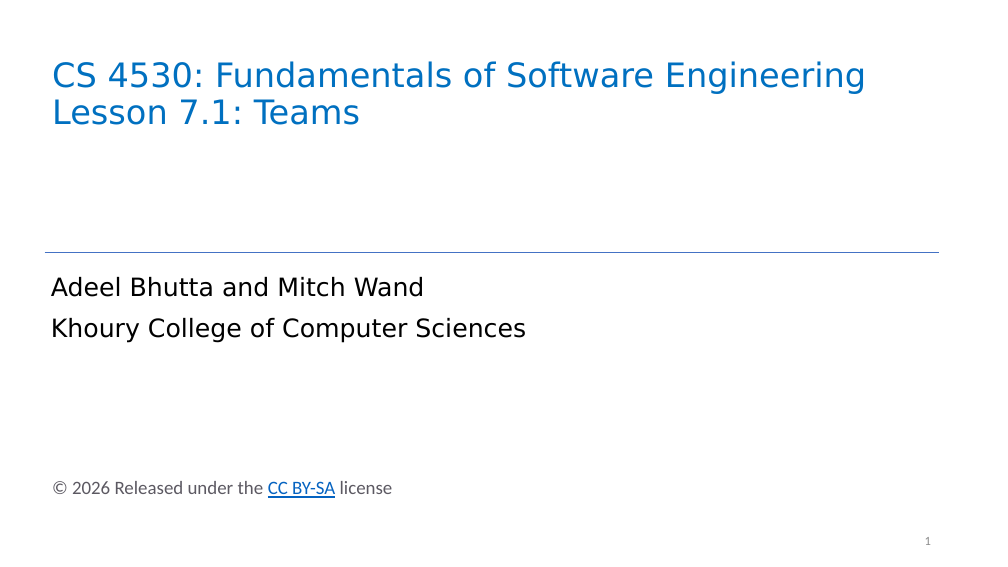
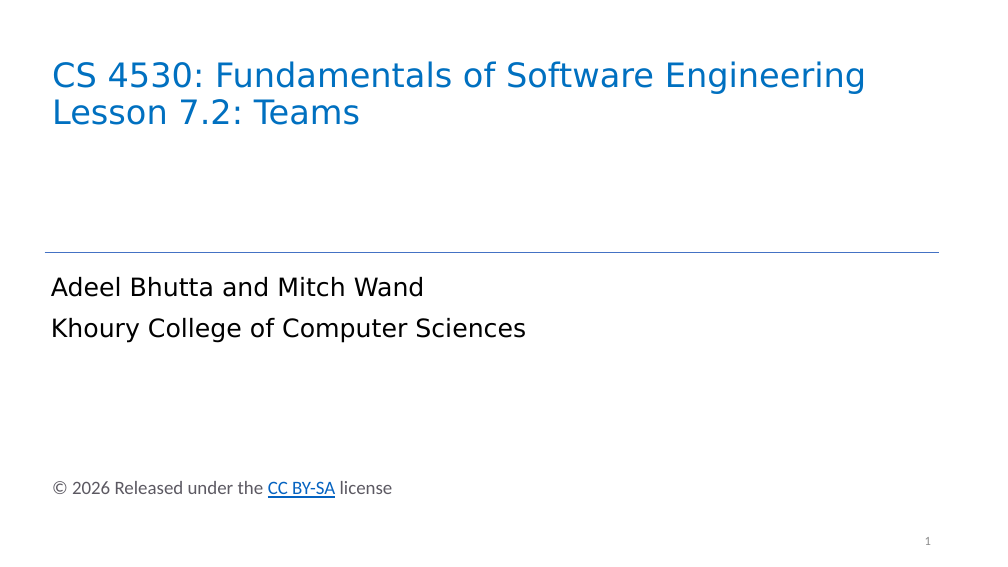
Before and after one commit to neu-se/CS4530-Fall-2026, a slide deck: slide 1 of Slides/Module 07.2 Teams.pptx. Drawn at 1008x567 pixels with LibreOffice and Linux fonts; fonts in the diff are those of the drawing. Boxes give left, top, right and bottom in pixels: in the first picture for what was removed or moved away, otherwise in the second. Text is boxed around its words. In the diff, an @@ line names an element or a change of style, - is before the commit and + after.

```diff
--- a/Slides/Module 07.2 Teams.pptx
+++ b/Slides/Module 07.2 Teams.pptx
@@ title at bbox=[52, 61, 866, 125]: text changed @@
-CS 4530: Fundamentals of Software Engineering
-Lesson 7.1: Teams
+CS 4530: Fundamentals of Software Engineering
+Lesson 7.2: Teams
```
Also in this commit, not shown: 12 other slides changed, 3 slides added, 3 slides removed, 6 other files.
